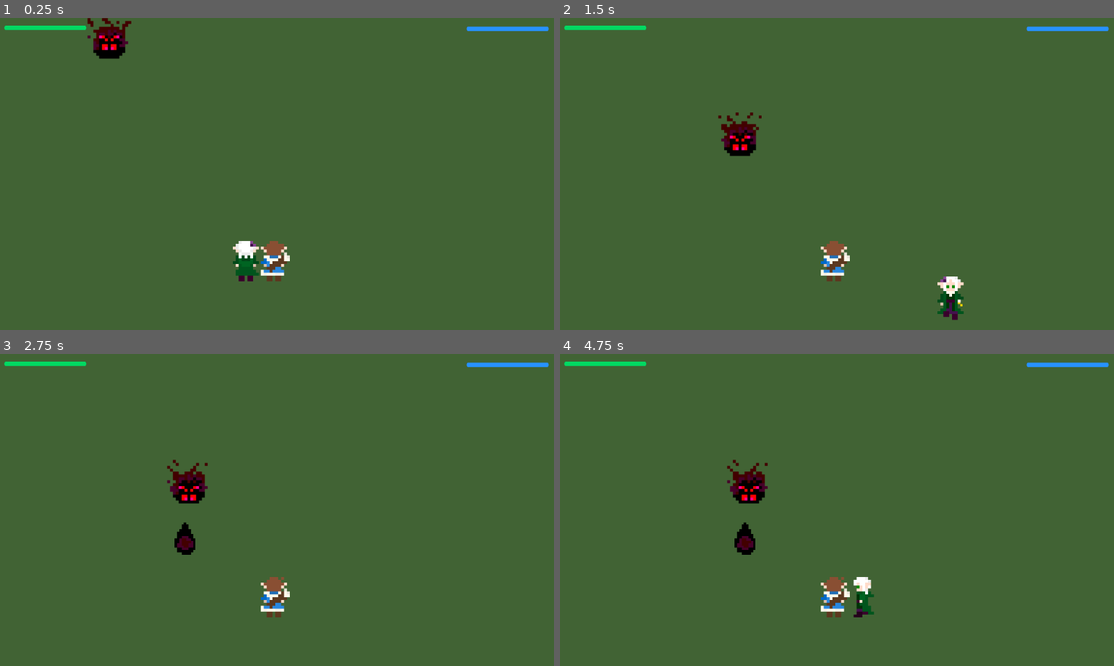
Above: before the commit, frames 1-4 (two rows, left to right).
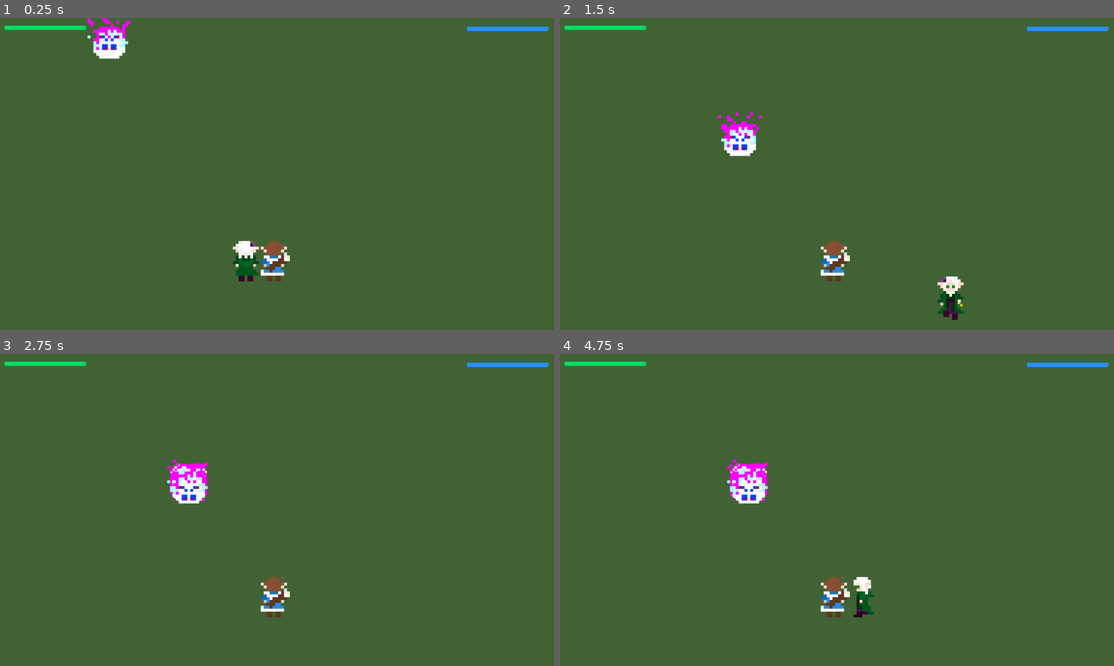
Above: after the commit, the same moments.

Repository: WolfCipher/Together
Game: Godot game, scene res://Scenes/test.tscn
The game is run twice, just before and just after one commit, with the same random seed, the same clock (stepped at 60 frames per second) and the same inputs.
Inputs:
- Up to frame 1 (0.25 s): no input
- Up to frame 2 (1.5 s): hold D (e_right) 0.53-1.28 s; tap Q (e_attack1) at 0.6 s; hold S (e_down) from 1.28 s (still down); tap E (e_attack2) at 1.35 s
- Up to frame 3 (2.75 s): release S (e_down) at 2.03 s; hold D (e_right) from 2.03 s (still down); hold Shift (e_sync) from 2.03 s (still down)
- Up to frame 4 (4.75 s): release D (e_right) at 2.78 s; release Shift (e_sync) at 2.78 s; hold W (e_up) 2.78-3.53 s; tap Q (e_attack1) at 2.85 s; hold A (e_left) from 3.53 s (still down); tap E (e_attack2) at 3.6 s; tap Shift (e_sync) at 4.35 s

The runs differ from the first frame. In frame 1, 0.7% of the frame differs, in the area x 15-24%, y 0-14%; in frame 2, 0.7%; in frame 3, 1.1%; in frame 4, 1.1%, in the area x 30-38%, y 33-65%.

Commit message:
Reordered Waves

Diff:
--- a/Scenes/SpawnManager.gd
+++ b/Scenes/SpawnManager.gd
@@ -12,10 +12,10 @@
 # each outer element represents the wave
 # each inner element represents how many enemies of a particular type (a, b, c, etc.) are spawned in a wave
 @export var waves: Array = [
-	[1,0,0,0], # wave 1
-	[2,0,0,0], # wave 2
+	[0,1,0,0], # wave 1
+	[0,2,0,0], # wave 2
 	[1,1,0,0], # wave 3
-	[0,3,0,0], # wave 4
+	[2,0,0,0], # wave 4
 	[2,2,0,0], # wave 5
 	[0,0,1,1], # wave 6
 	[1,1,1,1], # wave 7
